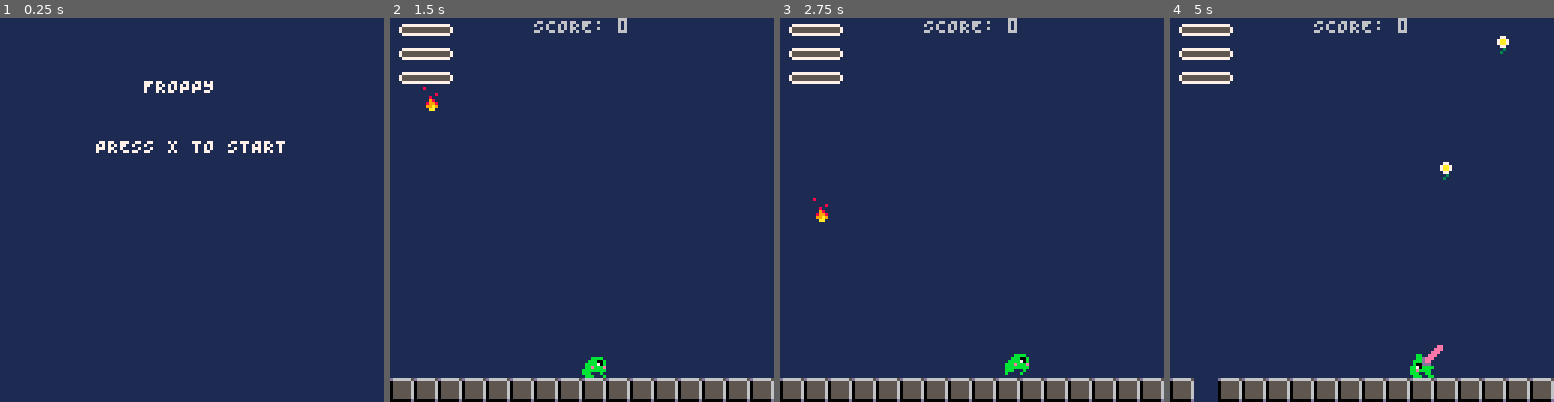
Above: before the commit, frames 1-4 (left to right).
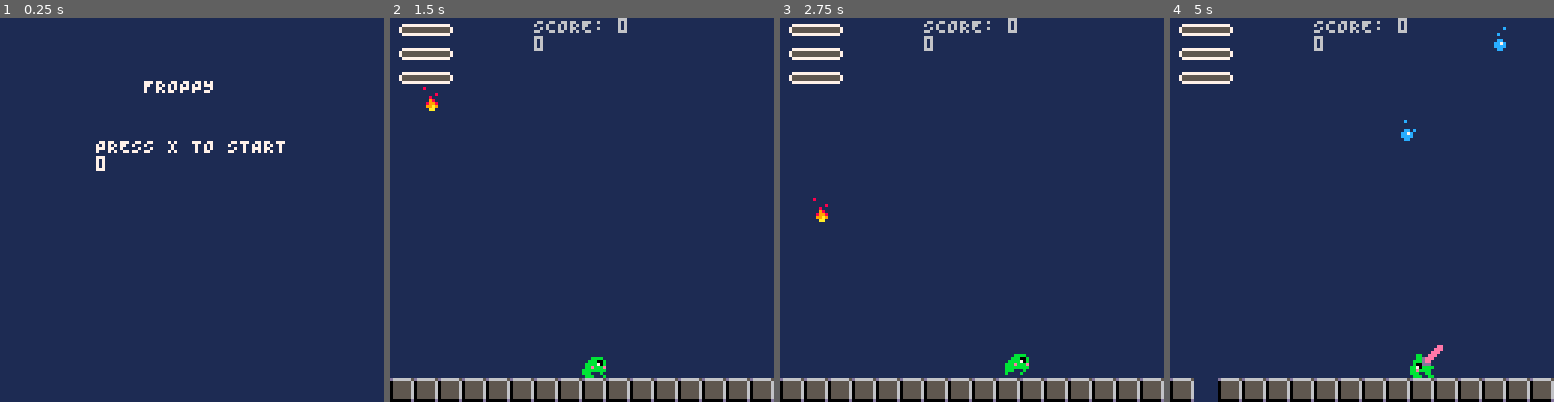
Above: after the commit, the same moments.

Repository: Ricchan-piup/0froppy
Game: PICO-8 cartridge 0main.p8
Same seed, same stepped clock (60 frames per second), same inputs: the game is played once before the commit and once after it.
Inputs:
- Up to frame 1 (0.25 s): no input
- Up to frame 2 (1.5 s): tap O (Z key) at 0.7 s
- Up to frame 3 (2.75 s): hold Right 1.6-2.1 s; tap O (Z key) at 1.7, 2.1, 2.5 s; hold Right from 2.47 s (still down)
- Up to frame 4 (5 s): tap O (Z key) every 0.4 s from 2.9 to 4.9 s; release Right at 3.03 s; hold Left 3.08-3.58 s; hold Right 4.02-4.68 s

The runs differ from the first frame. In frame 1, less than 0.1% of the frame differs, in the area x 25-28%, y 35-40%; in frame 2, less than 0.1%; in frame 3, less than 0.1%; in frame 4, 0.4%, in the area x 37-89%, y 2-43%.

Commit message:
modified the way the plant ennemy moves
I modified the way the plant moves and adjusted the behaviour of the game to it.
If the frog finds itself above void at any time, it dies.

Diff:
--- a/1froppy.lua
+++ b/1froppy.lua
@@ -7,25 +7,6 @@
 debug = 0
 
 current_game_state = "titleScreen"
-
-function u_playing()
-	if t() > counter then
-		spawn_ennemy()
-		counter = t() + delay
-	end
-
-	for a in all(actors) do
-		a:move()
-	end
-
-	for p in all(points) do
-		p:update()
-	end
-
-	if (timer - t() < 0) then
-		timer = t() + 4
-	end
-end
 
 game_states = {
 	titleScreen = {
@@ -59,7 +40,9 @@
 			palt(0, false)
 			palt(1, true)
 		end,
-		update = u_playing,
+		update = function()
+			u_level()
+		end,
 		draw = function()
 			cls(1)
 			draw_level()
@@ -73,7 +56,7 @@
 			sfx(8, 3)
 		end,
 		update = function()
-			u_playing()
+			u_level()
 			if btn(4) then
 				set_game_state("titleScreen")
 			end
@@ -109,5 +92,5 @@
 function _draw()
 
 	game_states[current_game_state].draw()
-
+	print(debug)
 end
--- a/2level.lua
+++ b/2level.lua
@@ -5,6 +5,7 @@
 	ground = {}
 	for i = 0, 16 do
 		ground[i] = 1
+		mset(i, 15, 48) -- resets floor tiles in case of restart
 	end
 	ground[-1] = 0
 	ground[16] = 0
@@ -12,7 +13,26 @@
 	actors = {}
 	points = {}
 	pl = make_player()
+	-- make_actor(53, 90, 80)
+end
 
+function u_level()
+	if t() > counter then
+		spawn_ennemy()
+		counter = t() + delay
+	end
+
+	for a in all(actors) do
+		a:move()
+	end
+
+	for p in all(points) do
+		p:update()
+	end
+
+	if (timer - t() < 0) then
+		timer = t() + 4
+	end
 end
 
 -- draw the map and the actors
@@ -36,7 +56,7 @@
 		x = 120
 	end
 
-	n = rnd(ennemies)
+	n = rnd(ennemies) -- selects a random ennemy in the ennemies table (see 3actors.lua)
 
 	make_actor(n, x, 0)
 
@@ -57,6 +77,9 @@
 	if (ground[x] != 0) then
 		mset(x, 15, 0)
 		ground[x] = 0
+		if not is_floor(pl.x) then
+			set_state(pl, pl_dead)
+		end
 		return true
 	end
 
--- a/3actors.lua
+++ b/3actors.lua
@@ -51,14 +51,42 @@
 			animations = {
 				iddle = { start = 53, frames = 1, length = 0, loop = false }
 			},
-			dx = 0.2,
+			vx = 0.5,
+			dx = 0,
 			y = 0,
 			dy = 0.7,
-			type = "plant"
+			type = "plant",
+			turning = false,
+			init = i_plant,
+			move = u_plant
 		}
 	}
 end
 
+function i_plant(a)
+	if a.x < 14*7 then
+		a.d = 1
+		a.dx = a.vx
+	elseif a.x > 8 then
+		a.d = -1
+		a.dx = -a.vx
+	end
+end
+
+function u_plant(a)
+	move_actor(a)
+	if a.turning then
+		if abs(a.dx) < a.vx then
+			a.dx += a.d*0.05
+		else
+			a.turning = false
+		end
+	elseif (a.x > 14*8 and a.d == 1) or (a.x < 8 and a.d == -1) then
+		a.d = -a.d
+		a.turning = true
+		a.dx += a.d*0.05
+	end
+end
 -- makes an actor and add it to the "actors" created by init_level (in level.lua)
 -- during _init()
 
@@ -102,6 +130,10 @@
 		add(actors, a)
 	end
 
+	if a.init then
+		a:init()
+	end
+
 	return a
 end
 
@@ -123,13 +155,9 @@
 	local current_anim = a.animations[a.state]
 
 	if a.anim_frame == (current_anim.frames - 1) and not current_anim.loop then
-		a.anim_timer = 0 -- freeze on last frame
+		a.anim_timer = 0 -- stops on  last frame if the animation doesn't loop
 	else
 		if (current_anim.length > 0 and a.anim_timer > current_anim.length) then
-			if a == pl and pl.state == "walk" and pl.anim_frame == 0 then
-				--play sound when walking animation loops, this is a bit hacky but it works
-				-- sfx(0, 3)
-			end
 			a.anim_frame = (a.anim_frame + 1) % current_anim.frames
 			a.anim_timer = 0
 		end
@@ -163,7 +191,6 @@
 			del(actors, a)
 			a = nil
 			set_state(pl, pl_dead)
-			set_game_state("gameOver")
 			return
 		end
 	end
--- a/4player.lua
+++ b/4player.lua
@@ -68,7 +68,6 @@
 					tongue.speed *=3
 					tongue.dx *= -1
 					tongue.dy *= -1
-					debug += 1
 				end
 				sfx(-1, 3)
 			end
@@ -97,20 +96,13 @@
 			end
 		},
 
-		-- [pl_eating_ennemy] = {
-		-- 	enter = nil,
-		-- 	update = function(a)
-		-- 		eat_ennemy(a)
-		-- 	end,
-		-- 	exit = nil
-		-- },
-
 		[pl_dead] = {
 			enter = function(a)
 				if not a.tongue == nil then
 					del(actors, a.tongue)
 					a.tongue = nil
 				end
+				set_game_state("gameOver")
 			end,
 			update = function () -- dummy function to prevent player from moving when dead
 				return
@@ -127,7 +119,6 @@
 		[pl_attack] = {start = 3, frames = 3, length = 1, loop = false, next_state = pl_stretching_tongue},
 		[pl_stretching_tongue] = {start =  3, frames = 3, length = 1, loop = false},
 		[pl_pulling_tongue] = {start = 7, frames = 1, length = 0, loop = false},
-		-- [pl_eating_ennemy] = {start = 7, frames = 1, length = 0, loop = false},
 		[pl_dead] = {start = 11, frames = 1, length = 0, loop = false}
 	}
 	return a
